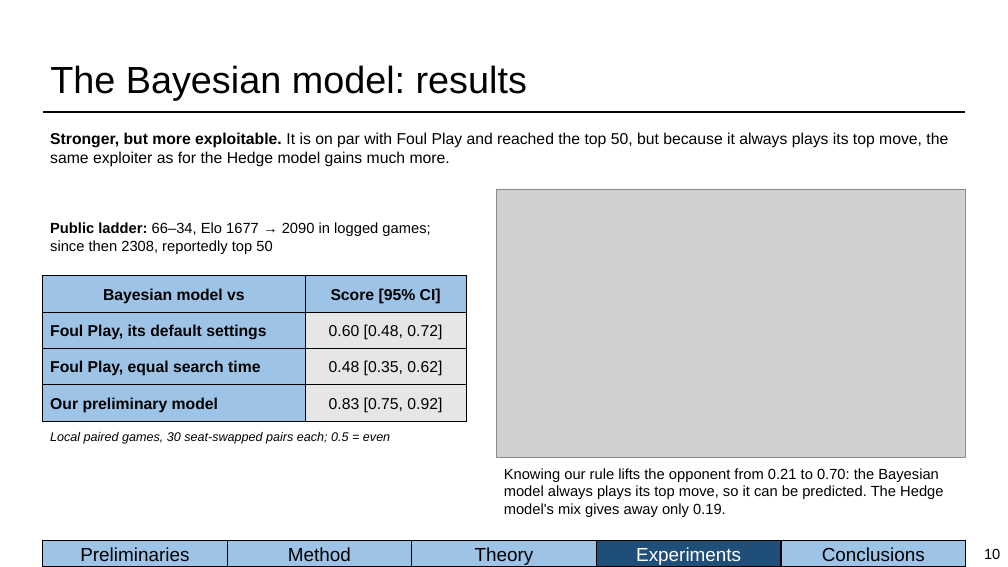
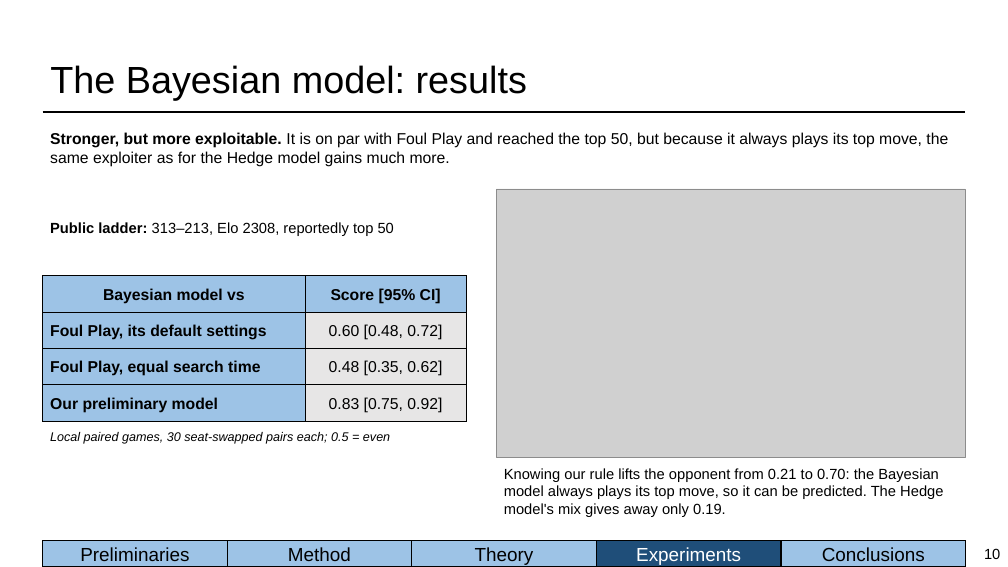
Before and after one commit to BioFanat/pokemon-equilibrium-engine, a slide deck: slide 10 of report/slides/deck.pptx. Drawn at 1008x567 pixels with LibreOffice and Linux fonts; fonts in the diff are those of the drawing; grey boxes stand for pictures. Boxes give left, top, right and bottom in pixels: in the first picture for what was removed or moved away, otherwise in the second. Text is boxed around its words. In the diff, an @@ line names an element or a change of style, - is before the commit and + after.

Commit message:
Figure 1: memory panel replaced by the solver-vs-matrix split of delta, RM+ panel cited as the no-regret-dynamics result; Bayesian ladder 313-213 (Elo 2308); Hedge-over-Bayesian cut to one sentence

```diff
--- a/report/slides/deck.pptx
+++ b/report/slides/deck.pptx
@@ text at (50, 222, 394, 236): text changed @@
-Public ladder: 66–34, Elo 1677 → 2090 in logged games; since then 2308, reportedly top 50
+Public ladder: 313–213, Elo 2308, reportedly top 50
```
Also in this commit, not shown: 9 other files.
